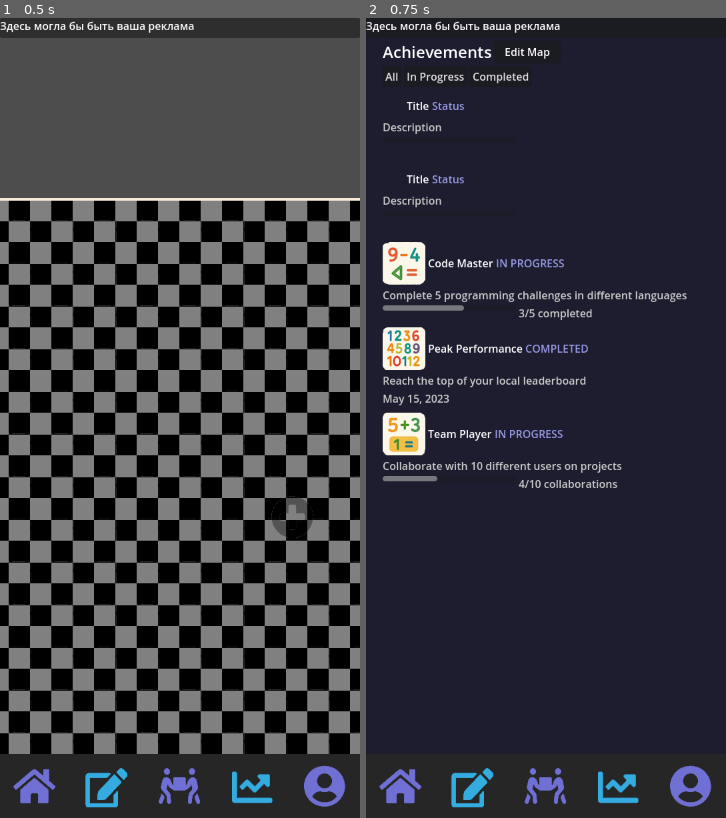
Above: before the commit, frames 1-2 (left to right).
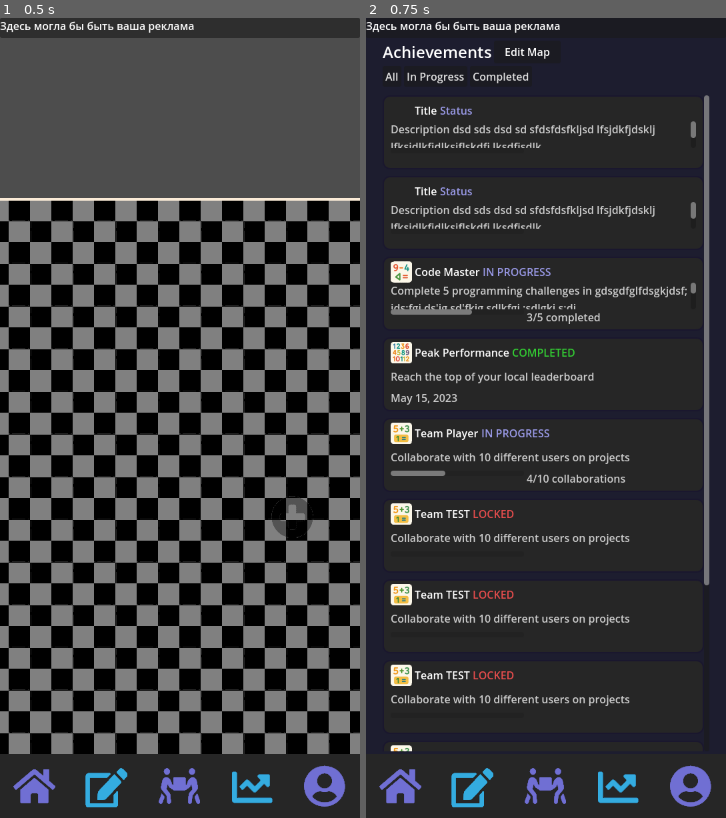
Above: after the commit, the same moments.

Repository: Utygett/AchiveRoadMapGodot
Game: Godot game, scene res://scenes/MainScreen/main_screen.tscn
The game is run twice, just before and just after one commit, with the same random seed, the same clock (stepped at 60 frames per second) and the same inputs.
Inputs (mouse positions are in pixels of both pictures, inside the frame that each line leads up to):
- Up to frame 1 (0.5 s): no input
- Up to frame 2 (0.75 s): click (546, 786) at 0.5 s

Frame 1 is identical in both runs. In frame 2, 12% of the frame differs, in the area x 4-96%, y 9-92%.

Commit message:
К предыдущему

Diff:
--- a/scenes/MainScreen/AchievementListUi/AchievementItem.gd
+++ b/scenes/MainScreen/AchievementListUi/AchievementItem.gd
@@ -1,15 +1 @@
 extends VBoxContainer
-
-func set_data(data: Dictionary) -> void:
-	if data.has("icon") and data.icon != null:
-		$TopRow/Icon.texture = load(data.icon)
-	$TopRow/TitleLabel.text = data.title
-	$TopRow/StatusLabel.text = data.status
-	$DescriptionLabel.text = data.description
-
-	if data.status == "IN PROGRESS":
-		$BottomRow/ProgressBar.value = data.progress
-		$BottomRow/ExtraLabel.text = data.progress_text
-	elif data.status == "COMPLETED":
-		$BottomRow/ProgressBar.hide()
-		$BottomRow/ExtraLabel.text = data.date
--- a/scenes/MainScreen/AchievementListUi/AchievementItem.tscn
+++ b/scenes/MainScreen/AchievementListUi/AchievementItem.tscn
@@ -1,53 +1,89 @@
-[gd_scene load_steps=2 format=3 uid="uid://caokv38qsrjql"]
+[gd_scene load_steps=3 format=3 uid="uid://caokv38qsrjql"]
 
-[ext_resource type="Script" uid="uid://bjqnkgdpav8ku" path="res://scenes/MainScreen/AchievementListUi/AchievementItem.gd" id="1_ajwk0"]
+[ext_resource type="Script" uid="uid://0mx6cpw15jrt" path="res://scenes/MainScreen/AchievementListUi/achievement_item.gd" id="1_85sd7"]
 
-[node name="AchievementItem" type="VBoxContainer"]
+[sub_resource type="StyleBoxFlat" id="StyleBoxFlat_ajwk0"]
+bg_color = Color(0.14902, 0.14902, 0.14902, 1)
+border_width_left = 2
+border_width_top = 2
+border_width_right = 2
+border_width_bottom = 2
+border_color = Color(0.0942, 0.063, 0.18, 0.466667)
+corner_radius_top_left = 10
+corner_radius_top_right = 10
+corner_radius_bottom_right = 10
+corner_radius_bottom_left = 10
+
+[node name="AchievementItem" type="PanelContainer"]
+offset_right = 414.0
+offset_bottom = 108.0
+theme_override_styles/panel = SubResource("StyleBoxFlat_ajwk0")
+script = ExtResource("1_85sd7")
+
+[node name="MarginContainer" type="MarginContainer" parent="."]
+layout_mode = 2
+theme_override_constants/margin_left = 10
+theme_override_constants/margin_top = 5
+theme_override_constants/margin_right = 10
+theme_override_constants/margin_bottom = 2
+
+[node name="Column" type="VBoxContainer" parent="MarginContainer"]
 custom_minimum_size = Vector2(400, 100)
-anchors_preset = 15
-anchor_right = 1.0
-anchor_bottom = 1.0
-grow_horizontal = 2
-grow_vertical = 2
+layout_mode = 2
 size_flags_horizontal = 3
-script = ExtResource("1_ajwk0")
+theme_override_constants/separation = 0
 
-[node name="TopRow" type="HBoxContainer" parent="."]
+[node name="TopRow" type="HBoxContainer" parent="MarginContainer/Column"]
 layout_mode = 2
 
-[node name="Icon" type="TextureRect" parent="TopRow"]
+[node name="Icon" type="TextureRect" parent="MarginContainer/Column/TopRow"]
+unique_name_in_owner = true
 custom_minimum_size = Vector2(32, 32)
 layout_mode = 2
-stretch_mode = 2
+expand_mode = 1
+stretch_mode = 5
 
-[node name="TitleLabel" type="Label" parent="TopRow"]
+[node name="TitleLabel" type="Label" parent="MarginContainer/Column/TopRow"]
+unique_name_in_owner = true
 layout_mode = 2
 theme_override_colors/font_color = Color(1, 1, 1, 1)
 theme_override_font_sizes/font_size = 16
 text = "Title"
 
-[node name="StatusLabel" type="Label" parent="TopRow"]
+[node name="StatusLabel" type="Label" parent="MarginContainer/Column/TopRow"]
+unique_name_in_owner = true
 layout_mode = 2
 size_flags_horizontal = 2
 theme_override_colors/font_color = Color(0.6, 0.6, 0.9, 1)
 text = "Status"
 horizontal_alignment = 2
 
-[node name="DescriptionLabel" type="Label" parent="."]
+[node name="DescContainer" type="ScrollContainer" parent="MarginContainer/Column"]
+unique_name_in_owner = true
+custom_minimum_size = Vector2(0, 40)
 layout_mode = 2
+horizontal_scroll_mode = 0
+
+[node name="DescriptionLabel" type="Label" parent="MarginContainer/Column/DescContainer"]
+unique_name_in_owner = true
+layout_mode = 2
+size_flags_horizontal = 3
+size_flags_vertical = 6
 theme_override_colors/font_color = Color(0.8, 0.8, 0.8, 1)
-text = "Description"
+text = "Description dsd sds dsd sd sfdsfdsfkljsd lfsjdkfjdsklj lfksjdlkfjdlksjflskdfj lksdfjsdlk fjsdlkfjsd;haouehfa;oeufhaljfhaeouifhe;fewaufhsjlfhd;afsoeuifhasifas;eoifhasefhas;iofhsa;ieofhaseoifhasefoashoefiosaefe"
 autowrap_mode = 2
 
-[node name="BottomRow" type="HBoxContainer" parent="."]
+[node name="BottomRow" type="HBoxContainer" parent="MarginContainer/Column"]
 layout_mode = 2
 
-[node name="ProgressBar" type="ProgressBar" parent="BottomRow"]
+[node name="ProgressBar" type="ProgressBar" parent="MarginContainer/Column/BottomRow"]
+unique_name_in_owner = true
 custom_minimum_size = Vector2(200, 8)
 layout_mode = 2
 show_percentage = false
 
-[node name="ExtraLabel" type="Label" parent="BottomRow"]
+[node name="ExtraLabel" type="Label" parent="MarginContainer/Column/BottomRow"]
+unique_name_in_owner = true
 layout_mode = 2
 size_flags_horizontal = 2
 theme_override_colors/font_color = Color(0.8, 0.8, 0.8, 1)
--- a/scenes/MainScreen/AchievementListUi/AchievementUI.gd
+++ b/scenes/MainScreen/AchievementListUi/AchievementUI.gd
@@ -1,13 +1,17 @@
 extends CanvasLayer
 @onready var list_v_box: VBoxContainer = %ListVBox
+@onready var items_scroll_container: ScrollContainer = %ItemsScrollContainer
 
 func _ready():
+	var scroll_container = items_scroll_container
+
+
 	var items_data = [
 		{
 			"icon": "res://assets/comprassion.png",
 			"title": "Code Master",
 			"status": "IN PROGRESS",
-			"description": "Complete 5 programming challenges in different languages",
+			"description": "Complete 5 programming challenges in gdsgdfglfdsgkjdsf; jds;fgj ds'jg sd'fkjg sdlkfgj ;sdlgkj s;dj dsfgsdlsdf'sdglfdkgjewjrhffsldghksjf sdf ;sdgk ;sldkfksdjrkje  jsdkl;jflksjd'sifowtie'; sjdfhewf owiejf;wejfo ikpdjfewstowfgiog weruhweofdifferent languages",
 			"progress": 60,
 			"progress_text": "3/5 completed"
 		},
@@ -25,10 +29,58 @@
 			"description": "Collaborate with 10 different users on projects",
 			"progress": 40,
 			"progress_text": "4/10 collaborations"
+		},
+		{
+			"icon": "res://assets/Sum_to_10.png",
+			"title": "Team TEST",
+			"status": "LOCKED",
+			"description": "Collaborate with 10 different users on projects",
+			"progress": 50,
+			"progress_text": "1/2 collaborations"
+		},
+		{
+			"icon": "res://assets/Sum_to_10.png",
+			"title": "Team TEST",
+			"status": "LOCKED",
+			"description": "Collaborate with 10 different users on projects",
+			"progress": 50,
+			"progress_text": "1/2 collaborations"
+		},
+		{
+			"icon": "res://assets/Sum_to_10.png",
+			"title": "Team TEST",
+			"status": "LOCKED",
+			"description": "Collaborate with 10 different users on projects",
+			"progress": 50,
+			"progress_text": "1/2 collaborations"
+		},
+		{
+			"icon": "res://assets/Sum_to_10.png",
+			"title": "Team TEST",
+			"status": "LOCKED",
+			"description": "Collaborate with 10 different users on projects",
+			"progress": 50,
+			"progress_text": "1/2 collaborations"
+		},
+		{
+			"icon": "res://assets/Sum_to_10.png",
+			"title": "Team TEST",
+			"status": "LOCKED",
+			"description": "Collaborate with 10 different users on projects",
+			"progress": 50,
+			"progress_text": "1/2 collaborations"
+		},
+		{
+			"icon": "res://assets/Sum_to_10.png",
+			"title": "Team TEST",
+			"status": "LOCKED",
+			"description": "Collaborate with 10 different users on projects",
+			"progress": 50,
+			"progress_text": "1/2 collaborations"
 		}
 	]
 	var item_scene = preload("res://scenes/MainScreen/AchievementListUi/AchievementItem.tscn")
 	for data in items_data:
 		var item = item_scene.instantiate()
+		list_v_box.add_child(item)
 		item.set_data(data)
-		list_v_box.add_child(item)
--- a/scenes/MainScreen/AchievementListUi/AchievementUI.tscn
+++ b/scenes/MainScreen/AchievementListUi/AchievementUI.tscn
@@ -71,21 +71,25 @@
 layout_mode = 2
 text = "Completed"
 
-[node name="ScrollContainer" type="ScrollContainer" parent="MarginContainer/VBoxMain"]
+[node name="ItemsScrollContainer" type="ScrollContainer" parent="MarginContainer/VBoxMain"]
+unique_name_in_owner = true
 layout_mode = 2
 size_flags_horizontal = 3
 size_flags_vertical = 3
+follow_focus = true
+horizontal_scroll_mode = 0
+scroll_deadzone = 5
 
-[node name="ListVBox" type="VBoxContainer" parent="MarginContainer/VBoxMain/ScrollContainer"]
+[node name="ListVBox" type="VBoxContainer" parent="MarginContainer/VBoxMain/ItemsScrollContainer"]
 unique_name_in_owner = true
 layout_mode = 2
 size_flags_horizontal = 3
 theme_override_constants/separation = 10
 
-[node name="AchievementItem" parent="MarginContainer/VBoxMain/ScrollContainer/ListVBox" instance=ExtResource("2_8kbvx")]
+[node name="Panel" parent="MarginContainer/VBoxMain/ItemsScrollContainer/ListVBox" instance=ExtResource("2_8kbvx")]
 layout_mode = 2
 
-[node name="AchievementItem2" parent="MarginContainer/VBoxMain/ScrollContainer/ListVBox" instance=ExtResource("2_8kbvx")]
+[node name="Panel2" parent="MarginContainer/VBoxMain/ItemsScrollContainer/ListVBox" instance=ExtResource("2_8kbvx")]
 layout_mode = 2
 
 [node name="BottomDummyPanel" type="Panel" parent="MarginContainer/VBoxMain"]
--- /dev/null
+++ b/scenes/MainScreen/AchievementListUi/achievement_item.gd
@@ -0,0 +1,48 @@
+extends PanelContainer
+
+@onready var icon: TextureRect = %Icon
+@onready var title_label: Label = %TitleLabel
+@onready var status_label: Label = %StatusLabel
+@onready var description_label: Label = %DescriptionLabel
+@onready var progress_bar: ProgressBar = %ProgressBar
+@onready var extra_label: Label = %ExtraLabel
+@onready var desc_container: ScrollContainer = %DescContainer
+
+func _ready():
+	print("icon node:", get_node_or_null("AchievementItem/TopRow/Icon"))
+	print("title node:", get_node_or_null("AchievementItem/TopRow/TitleLabel"))
+
+func set_data(data: Dictionary) -> void:
+	if data.has("icon") and data.icon != null:
+		icon.texture = load(data.icon)
+	title_label.text = data.title
+	_set_status_label(data.status)
+
+
+	_set_description(data.description)
+
+	if data.status == "IN PROGRESS":
+		progress_bar.value = data.progress
+		extra_label.text = data.progress_text
+	elif data.status == "COMPLETED":
+		progress_bar.hide()
+		extra_label.text = data.date
+
+
+func _set_status_label(text):
+	status_label.text = text
+	match text:
+		"COMPLETED":
+			# зелёный (приятный, мягкий)
+			status_label.add_theme_color_override("font_color", Color(0.2, 0.8, 0.2))
+		"LOCKED":
+			var use_gray := false  # <-- поменяй на false, если хочешь красный вариант
+			if use_gray:
+				# серый (нейтральный)
+				status_label.add_theme_color_override("font_color", Color(0.6, 0.6, 0.6))
+			else:
+				# красный (акцентный)
+				status_label.add_theme_color_override("font_color", Color(0.9, 0.3, 0.3))
+
+func _set_description(description: String):
+	description_label.text = description
Not shown, added: scenes/MainScreen/AchievementListUi/achievement_item.gd.uid
